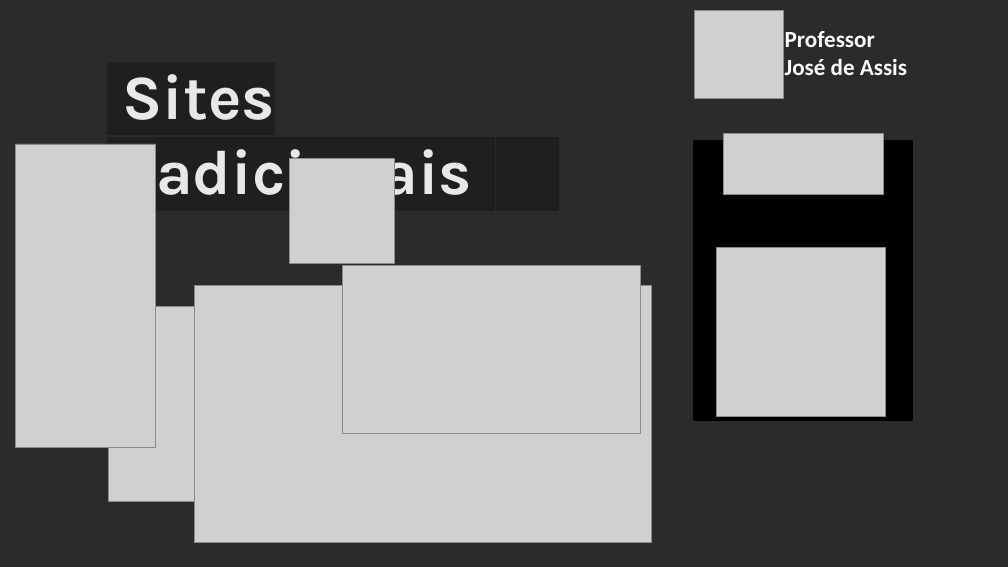
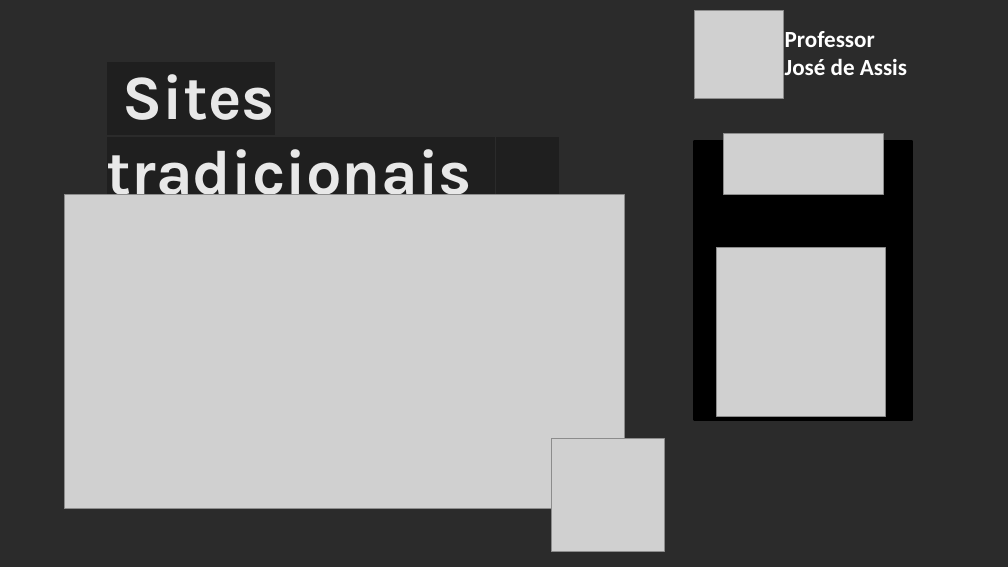
Before and after one commit to professorjosedeassis/flex, a slide deck: slide 3 of tutorial/pwa.pptx. Drawn at 1008x567 pixels with LibreOffice and Linux fonts; fonts in the diff are those of the drawing; grey boxes stand for pictures; background and template pictures are left out; a plain dark background stands for a picture behind light text. Boxes give left, top, right and bottom in pixels: in the first picture for what was removed or moved away, otherwise in the second. Text is boxed around its words. In the diff, an @@ line names an element or a change of style, - is before the commit and + after.

```diff
--- a/tutorial/pwa.pptx
+++ b/tutorial/pwa.pptx
@@ picture removed at (15,144,155,447) @@
@@ picture added at (64,194,624,509) @@
@@ picture removed at (342,266,640,434) @@
@@ picture removed at (194,285,652,542) @@
@@ picture removed at (108,306,203,501) @@
@@ picture: place and size @@
-picture at (290,159,395,264)
+picture at (551,439,665,552)
```
Also in this commit, not shown: 1 other slide changed, 2 slides added.
